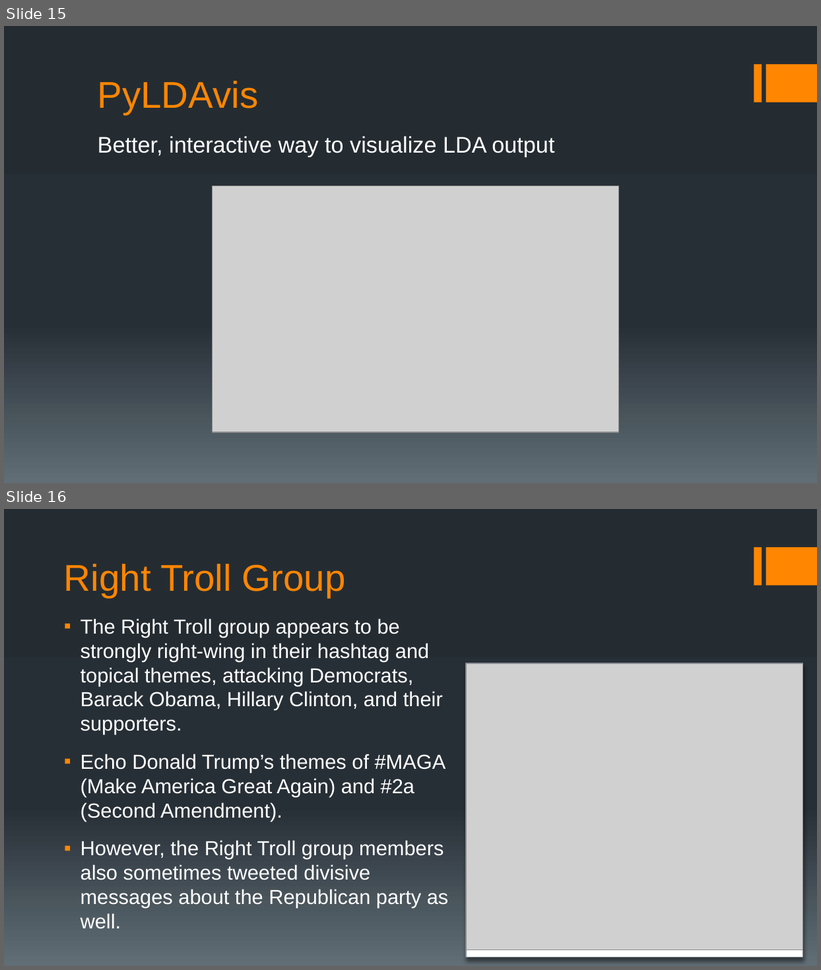
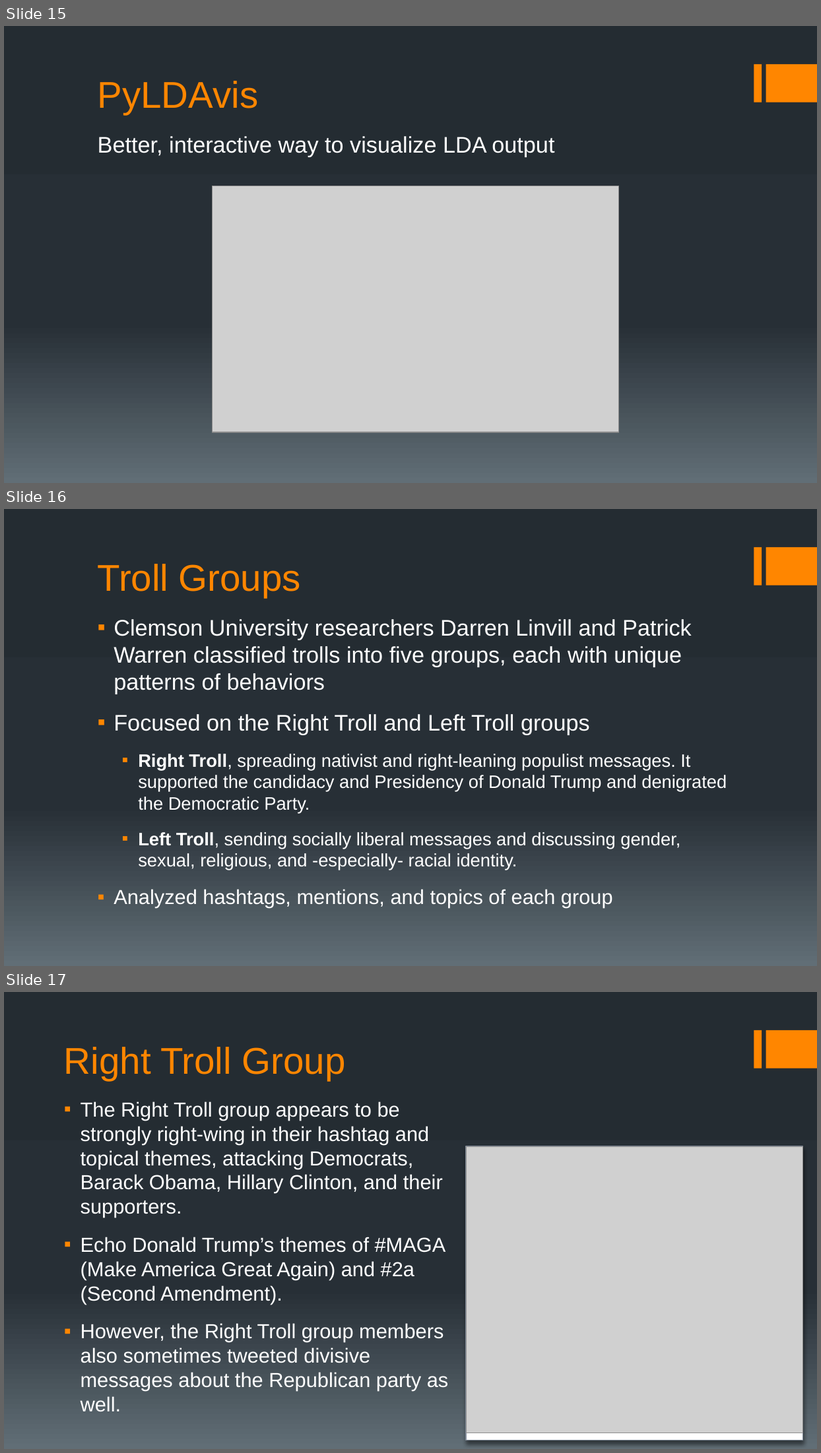
Before and after one commit to chudzikr/Capstone2, a slide deck: reports/Capstone2_Final_Report_Pres.pptx. Shown one above the other, each under a label of ours: slides 15 and 16 before the commit, slides 15, 16 and 17 after it. The pictures are 821x970 and 821x1453 pixels, drawn with LibreOffice and Linux fonts; fonts in the diff are those of the drawing; grey boxes stand for pictures. Boxes give left, top, right and bottom in pixels: in the first picture for what was removed or moved away, otherwise in the second. Text is boxed around its words. In the diff, an @@ line names an element or a change of style, - is before the commit and + after.

```diff
--- a/reports/Capstone2_Final_Report_Pres.pptx
+++ b/reports/Capstone2_Final_Report_Pres.pptx
@@ slide 16 added at [4, 509, 817, 966], background gradient #242C33 to #273037 to #636D76; not listed: 2 template elements that a slide beside it also shows @@
@@ title added at [98, 564, 301, 598], 33 pt, text #FF8600 @@
+Troll Groups
@@ text added at [114, 619, 727, 908], 16 pt, text #FFFFFF @@
+▪ Clemson University researchers Darren Linvill and Patrick Warren classified trolls into five groups, each with unique patterns of behaviors
+▪ Focused on the Right Troll and Left Troll groups
+  ▪ Right Troll, spreading nativist and right-leaning populist messages. It supported the candidacy and Presidency of Donald Trump and denigrated the Democratic Party.
+  ▪ Left Troll, sending socially liberal messages and discussing gender, sexual, religious, and -especially- racial identity.
+▪ Analyzed hashtags, mentions, and topics of each group
@@ what was slide 16 is now slide 17 @@
```
